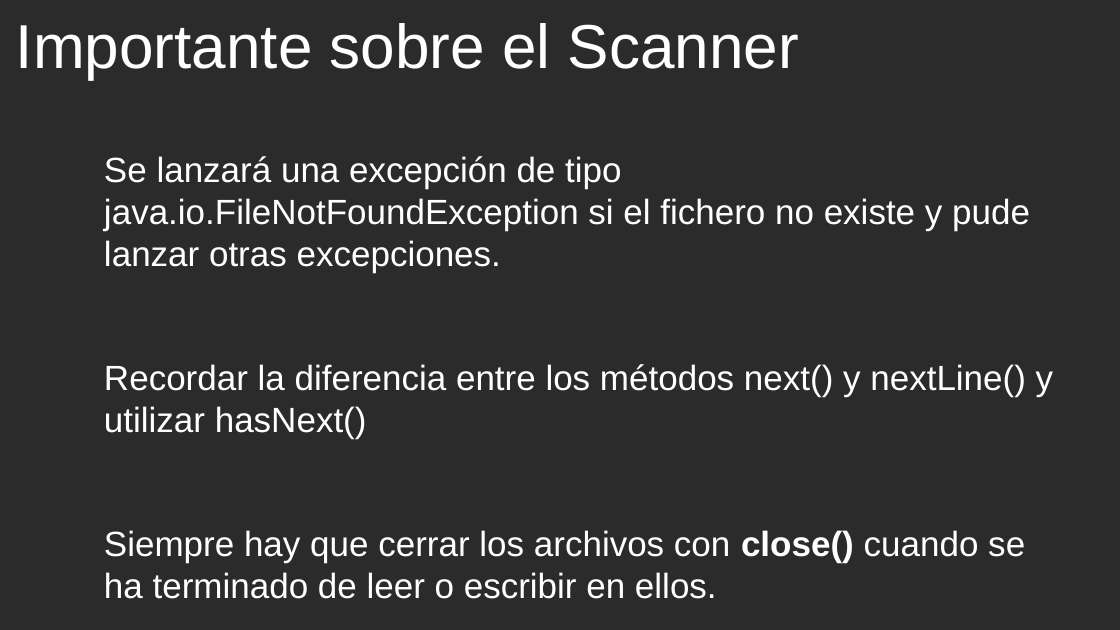
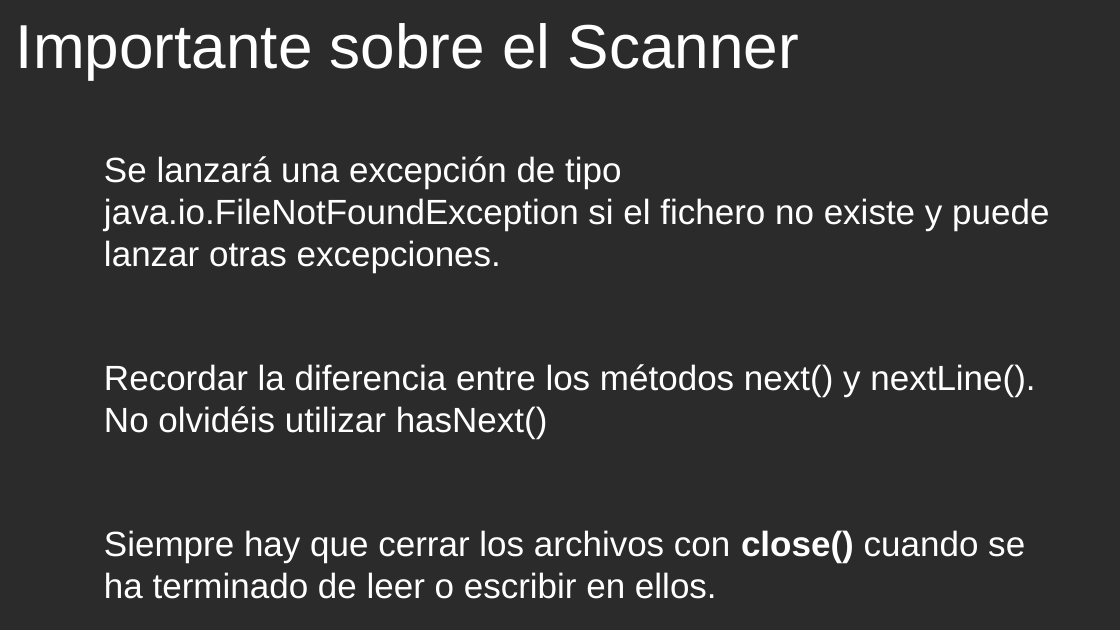
Before and after one commit to cmorenoruiz/ApuntesProgramacion, a slide deck: slide 11 of Unidad 11 Ficheros/Clase FileWriter Presentación para clase.odp. Drawn at 1120x630 pixels with LibreOffice and Linux fonts; fonts in the diff are those of the drawing; background and template pictures are left out; a plain dark background stands for a picture behind light text. Boxes give left, top, right and bottom in pixels: in the first picture for what was removed or moved away, otherwise in the second. Text is boxed around its words. In the diff, an @@ line names an element or a change of style, - is before the commit and + after.

```diff
--- a/Unidad 11 Ficheros/Clase FileWriter Presentación para clase.odp
+++ b/Unidad 11 Ficheros/Clase FileWriter Presentación para clase.odp
@@ text at bbox=[104, 156, 1049, 439]: text changed @@
-Se lanzará una excepción de tipo java.io.FileNotFoundException si el fichero no existe y pude lanzar otras excepciones.
-Recordar la diferencia entre los métodos next() y nextLine() y utilizar hasNext()
+Se lanzará una excepción de tipo java.io.FileNotFoundException si el fichero no existe y puede lanzar otras excepciones.
+Recordar la diferencia entre los métodos next() y nextLine(). No olvidéis utilizar hasNext()
```
Also in this commit, not shown: 4 other slides changed, 2 slides added, 1 other file.
